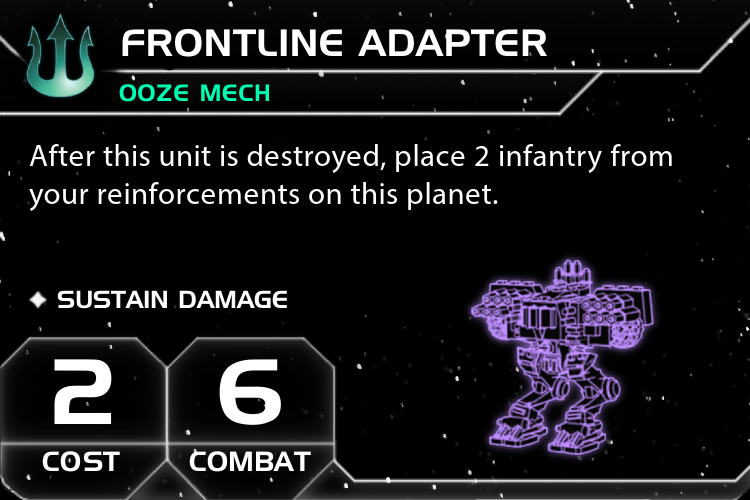
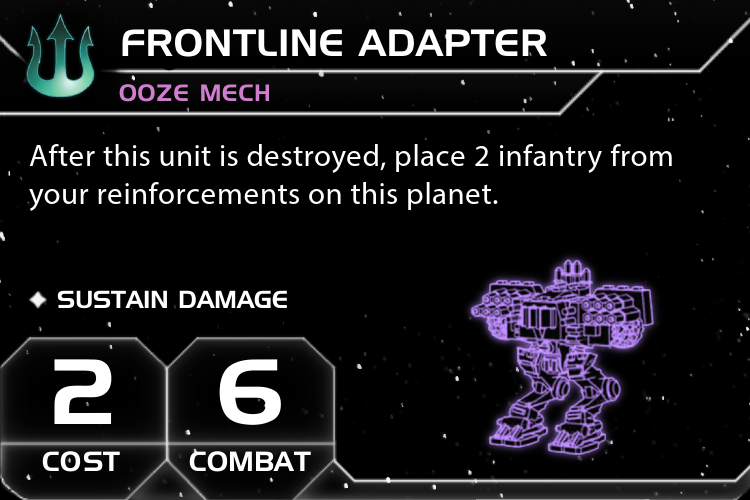
Two versions of the same layered image (750 × 500). Layer-by-layer changes:
painted on "OOZE MECH" over (x1=119, y1=84, x2=270, y2=102)
